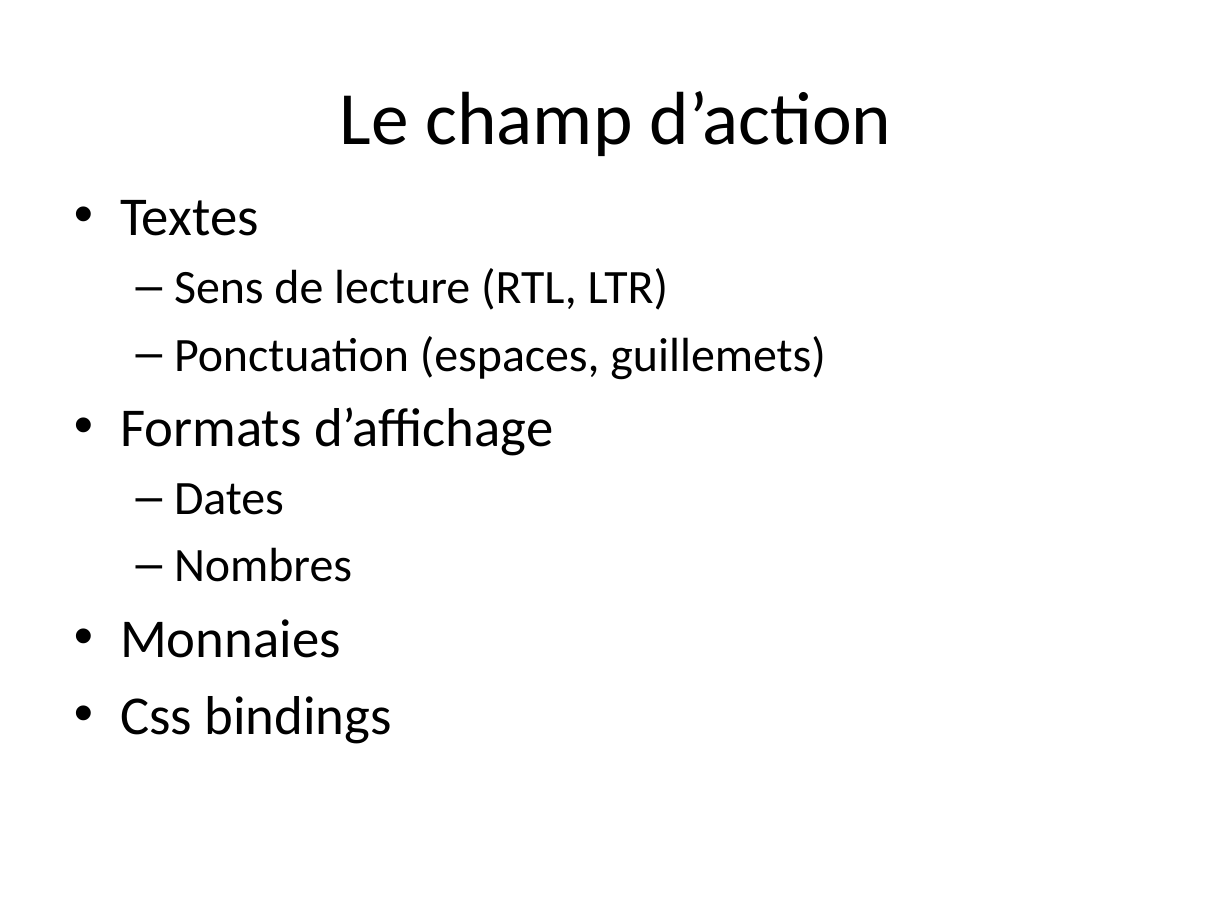
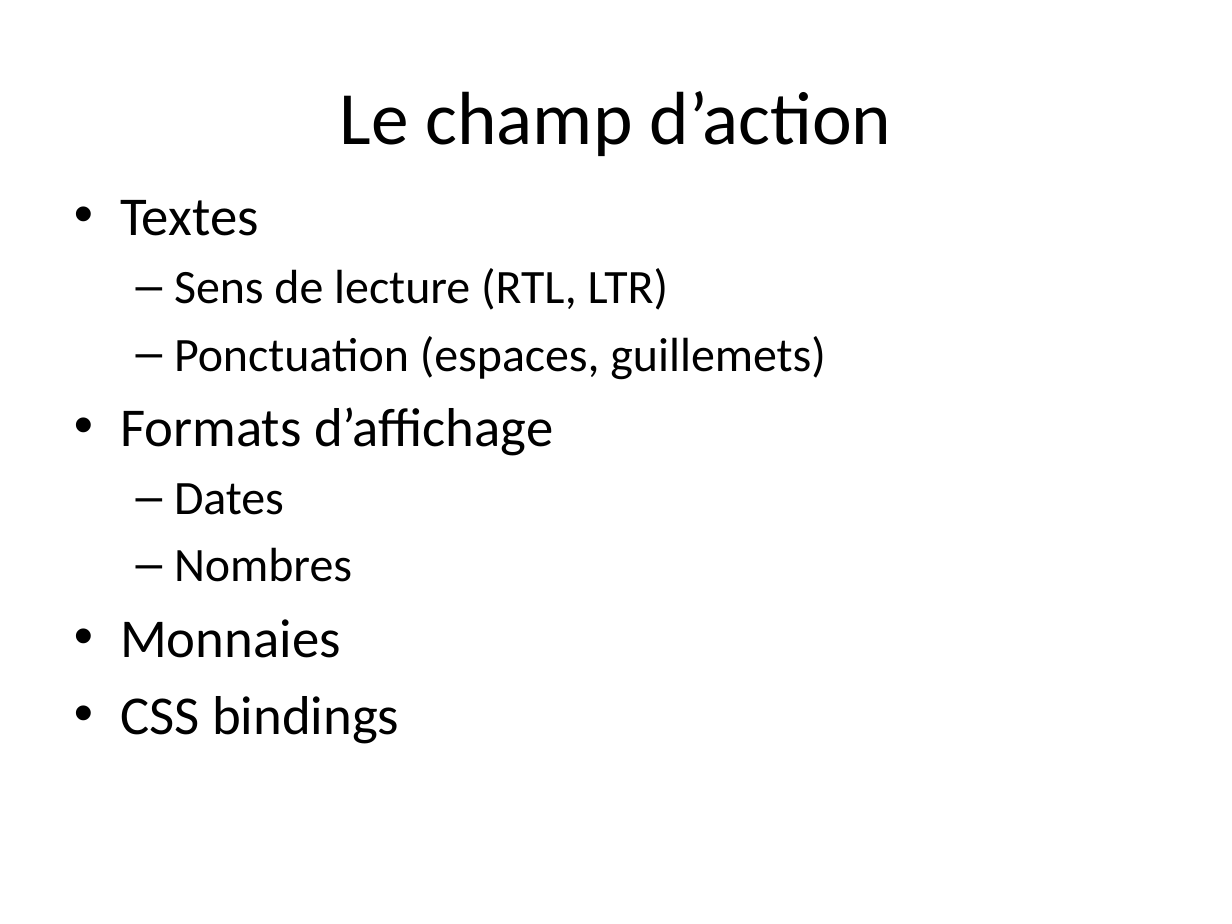
Before and after one commit to dbaeli/ez18n, a slide deck: slide 35 of ez18n-slides/javaone-2012/ez18n_javaone2012.pptx. Drawn at 1232x924 pixels with LibreOffice and Linux fonts; fonts in the diff are those of the drawing; background and template pictures are left out. Boxes give left, top, right and bottom in pixels: in the first picture for what was removed or moved away, otherwise in the second. Text is boxed around its words. In the diff, an @@ line names an element or a change of style, - is before the commit and + after.

```diff
--- a/ez18n-slides/javaone-2012/ez18n_javaone2012.pptx
+++ b/ez18n-slides/javaone-2012/ez18n_javaone2012.pptx
@@ text at bbox=[120, 696, 399, 744]: text changed @@
-• Css bindings
+• CSS bindings
```
Also in this commit, not shown: 10 other slides changed, 8 other files.
